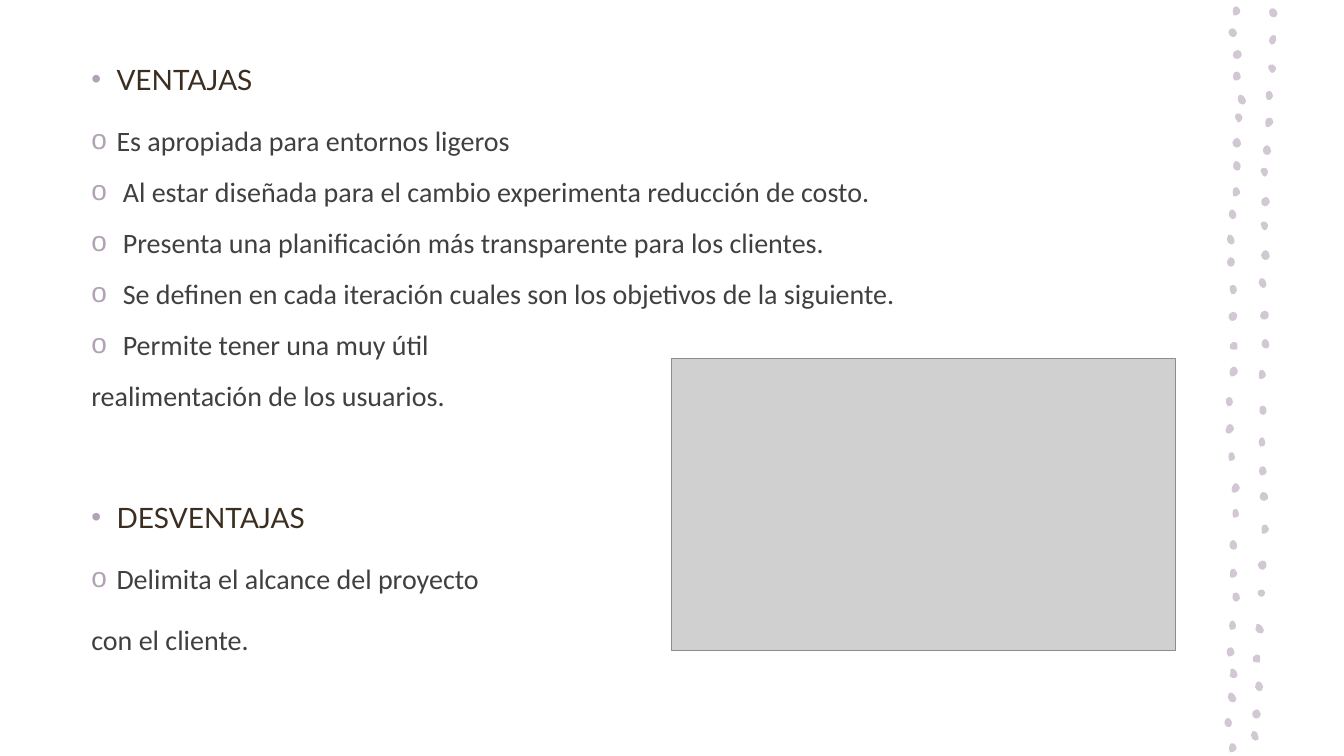
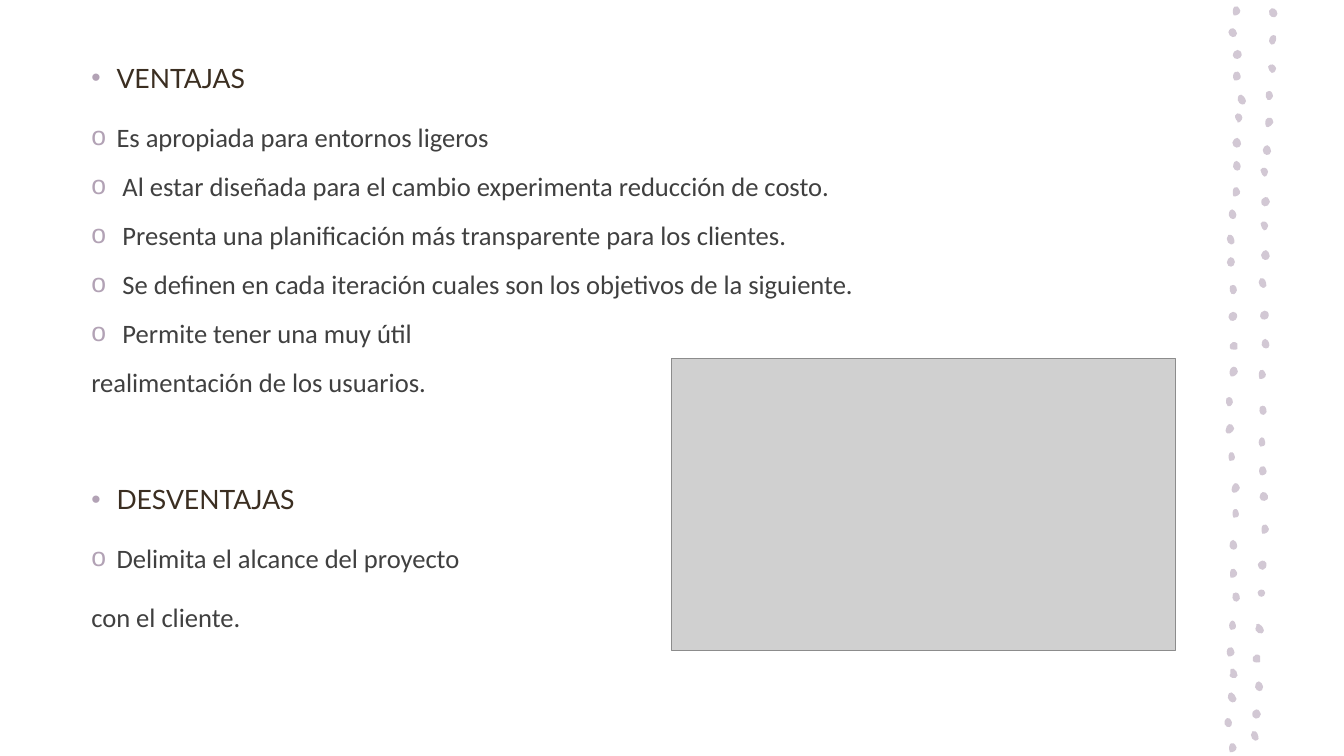
Before and after one commit to Vidcy/DUAL, a slide deck: slide 15 of análisis-de-software/metodología-cristal1.pptx. Drawn at 1344x756 pixels with LibreOffice and Linux fonts; fonts in the diff are those of the drawing; grey boxes stand for pictures. Boxes give left, top, right and bottom in pixels: in the first picture for what was removed or moved away, otherwise in the second. Text is boxed around its words. In the diff, an @@ line names an element or a change of style, - is before the commit and + after.

```diff
--- a/análisis-de-software/metodología-cristal1.pptx
+++ b/análisis-de-software/metodología-cristal1.pptx
@@ text "VENTAJAS" at (91,68,852,627): size 20 to 19 pt @@
```
Also in this commit, not shown: 4 other slides changed.
